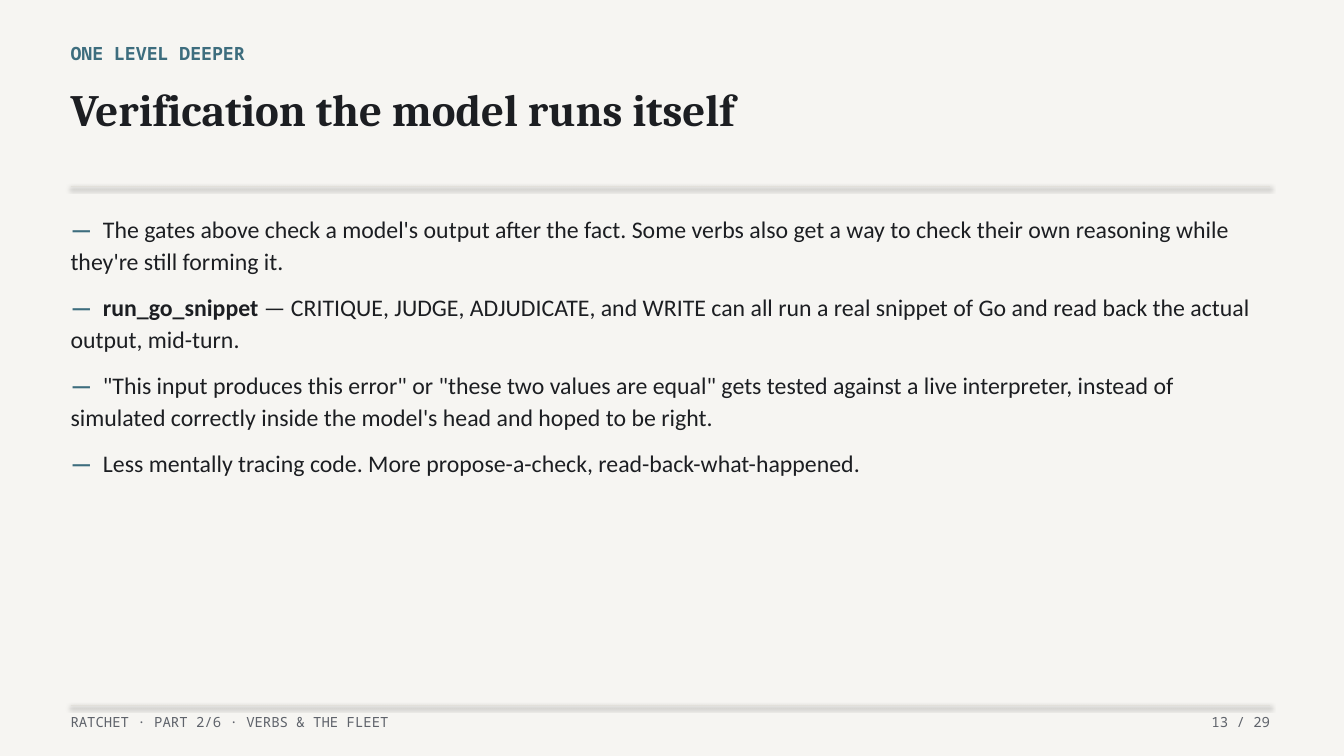
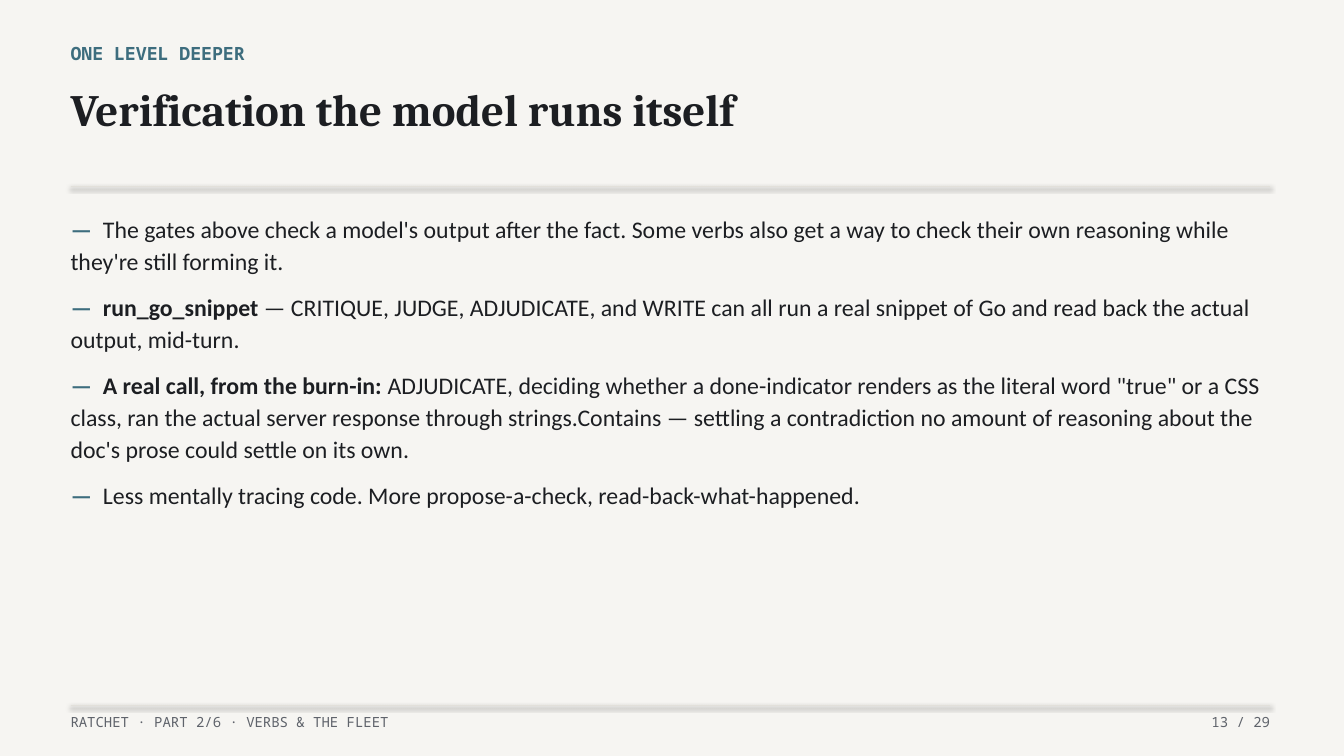
Before and after one commit to lehmann314159/ratchet, a slide deck: slide 13 of writing/decks/02-verbs-and-the-fleet.pptx. Drawn at 1344x756 pixels with LibreOffice and Linux fonts; fonts in the diff are those of the drawing. Boxes give left, top, right and bottom in pixels: in the first picture for what was removed or moved away, otherwise in the second. Text is boxed around its words. In the diff, an @@ line names an element or a change of style, - is before the commit and + after.

```diff
--- a/writing/decks/02-verbs-and-the-fleet.pptx
+++ b/writing/decks/02-verbs-and-the-fleet.pptx
@@ text at [71, 377, 1260, 462]: text changed @@
-— "This input produces this error" or "these two values are equal" gets tested against a live interpreter, instead of simulated correctly inside the model's head and hoped to be right.
+— A real call, from the burn-in: ADJUDICATE, deciding whether a done-indicator renders as the literal word "true" or a CSS class, ran the actual server response through strings.Contains — settling a contradiction no amount of reasoning about the doc's prose could settle on its own.
```
Also in this commit, not shown: 4 other files.
